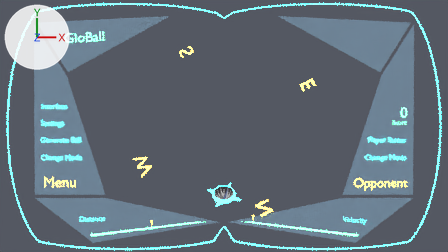
An edit to the Blender file 04-Shots/interface/shot_10.blend, drawn before and after from the same camera.
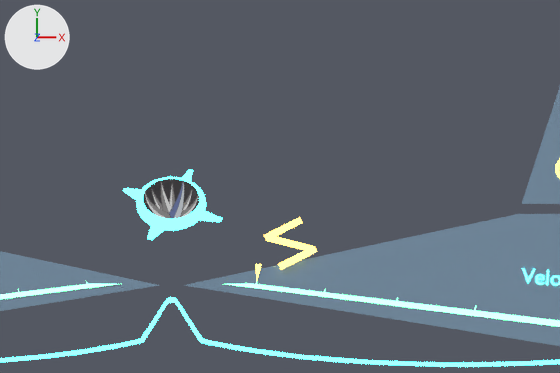
The first picture shows the older version from the file's camera 'Camera'. The close-ups show both versions on the part from 37% to 79% of the width and 50% to 100% of the height of that picture; other places that the commit changed are outside them. The lights are fixed; the arrows at upper left show +X, +Y and +Z. Both versions are drawn at frame 1314 of the action 'Torus.001Action.002'; the numbers are the values there.

The older version as bpy lines, for what is in view:
```python
ob_distance_pointer_001 = bpy.data.objects.new('Distance.Pointer.001', me_plane_021)
ob_distance_pointer_001.location = (0.768, -2.4, 0.0)
ob_distance_pointer_001.rotation_euler = (0.0, 0.0, -0.0156)  # degrees (0, 0, -0.9)
ob_distance_pointer_001.scale = (0.895, 0.895, 0.895)
ob_plane = bpy.data.objects.new('Plane', me_plane_008)
ob_plane.location = (0.0, 0.0, -0.009)
ob_torus_001 = bpy.data.objects.new('Torus.001', me_torus_000)
ob_torus_001.location = (-0.004, -1.799, 0.0)
ob_torus_001.rotation_euler = (3.061, -0.921, 4.815)  # degrees (175, -53, 276)
ob_torus_001.scale = (0.25, 0.25, 0.25)
# also in view: 'Plane.001' at (0.0, -2.7, 0.0); 'Text.Menu.002' at (1.06, -2.16, 0.0)
```
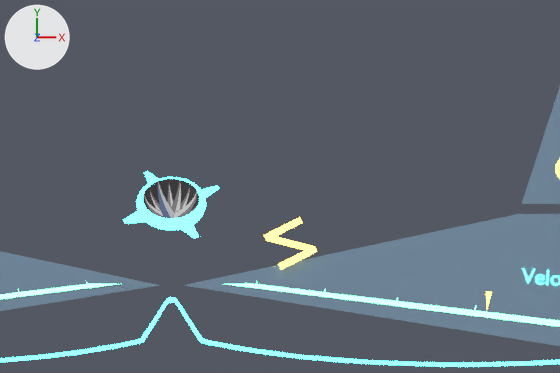
Boxes (x1, y1, x2, y2) around the edits, measured in the close-ups (560 x 373 px):
'Torus.001', turned
    before: (123, 169, 223, 240)
    after: (123, 171, 219, 239)
'Distance.Pointer.001', moved
    before: (255, 264, 262, 282)
    after: (486, 291, 492, 309)

The edits, one by one:
Object 'Distance.Pointer.001' (ob_distance_pointer_001) moves from (0.768, -2.4, 0.0) to (2.82, -2.645, 0.0).
Object 'Torus.001' (ob_torus_001) turns from (175, -53, 276) to (132, -28, 337) degrees about x, y and z.
